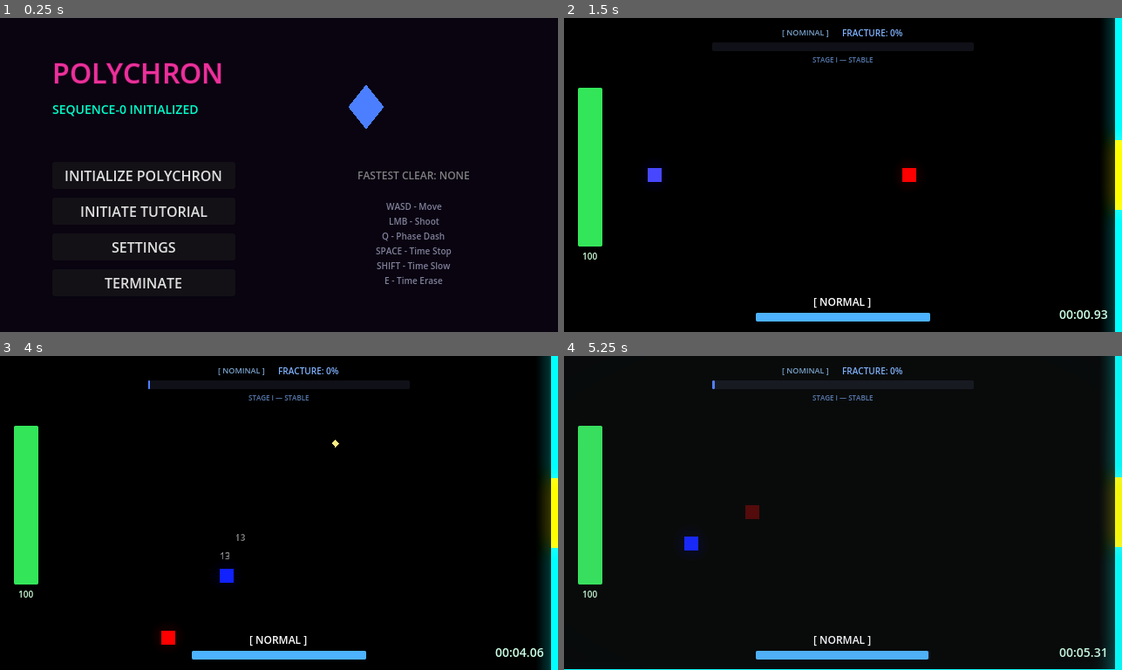
Above: before the commit, frames 1-4 (two rows, left to right).
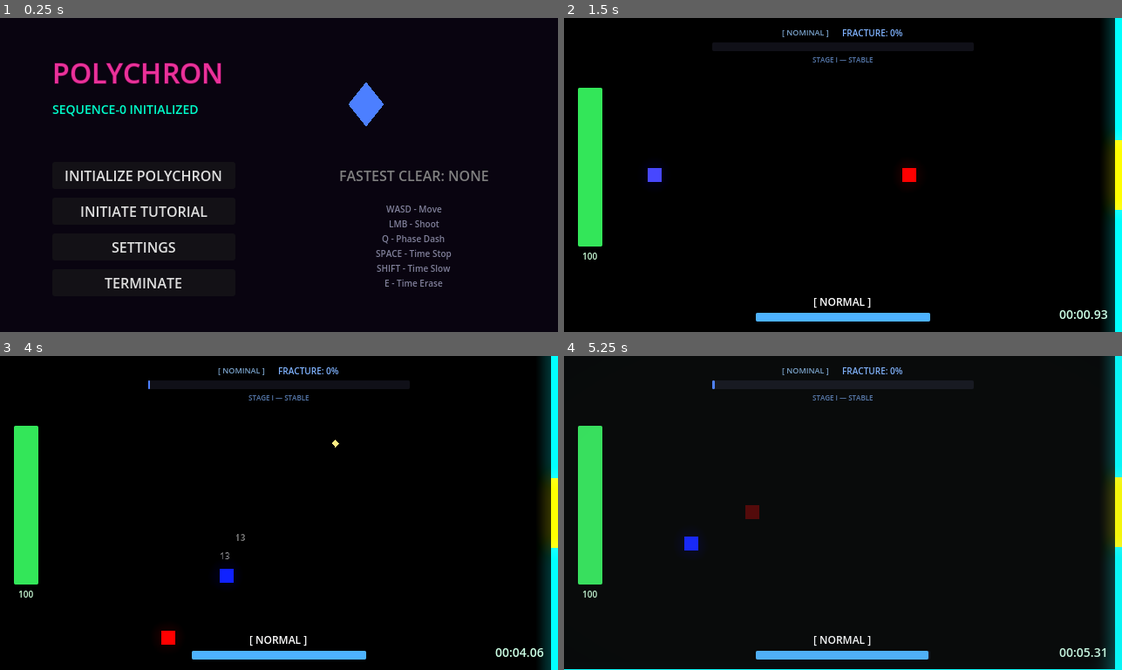
Above: after the commit, the same moments.

Repository: scarf-y/Polychron
Game: Godot game, scene res://scenes/ui/main_menu.tscn
The game is run twice, just before and just after one commit, with the same random seed, the same clock (stepped at 60 frames per second) and the same inputs.
Inputs (mouse positions are in pixels of both pictures, inside the frame that each line leads up to):
- Up to frame 1 (0.25 s): no input
- Up to frame 2 (1.5 s): click "INITIALIZE POLYCHRON" at 0.5 s; tap Enter at 1.25 s; move the mouse to (965, 159) at 1.27 s; hold D (move_right) from 1.28 s (still down); hold Enter from 1.28 s (still down)
- Up to frame 3 (4 s): move the mouse to (167, 528) at 2.02 s; release D (move_right) at 2.03 s; release Enter at 2.03 s; hold S (move_down) 2.03-2.78 s; tap Q (dash) at 2.1 s; tap Enter at 2.3, 3.05, 3.8 s; move the mouse to (334, 443) at 2.77 s; press the mouse at (334, 443) at 2.78 s; hold D (move_right) 2.78-3.53 s; move the mouse to (251, 575) at 3.52 s; release the mouse at (251, 575) at 3.53 s; hold W (move_up) from 3.53 s (still down); tap E (time_erase) at 3.6 s
- Up to frame 4 (5.25 s): move the mouse to (1010, 560) at 4.27 s; release W (move_up) at 4.28 s; hold Enter 4.28-5.03 s; hold A (move_left) from 4.28 s (still down); tap Shift (time_slow) at 4.35 s; move the mouse to (675, 465) at 5.02 s; tap Space (time_stop) at 5.1 s

The runs differ from the first frame. In frame 1, 1.5% of the frame differs, in the area x 60-88%, y 20-86%; in frame 2, nothing differs; in frame 3, less than 0.1%; in frame 4, nothing differs.

Commit message:
refactor: migrate split-screen menu layout to scene file

Diff:
--- a/scenes/ui/main_menu.tscn
+++ b/scenes/ui/main_menu.tscn
@@ -44,86 +44,93 @@
 grow_vertical = 2
 color = Color(0.05, 0.02, 0.08, 0.5)
 
-[node name="TitleLabel" type="Label" parent="."]
+[node name="MainHBox" type="HBoxContainer" parent="."]
 layout_mode = 1
-anchors_preset = 5
-anchor_left = 0.5
-anchor_right = 0.5
-offset_left = -200.0
-offset_top = 40.0
-offset_right = 200.0
-offset_bottom = 90.0
-horizontal_alignment = 1
-vertical_alignment = 1
+anchors_preset = 15
+anchor_right = 1.0
+anchor_bottom = 1.0
+offset_left = 60.0
+offset_right = -60.0
+grow_horizontal = 2
+grow_vertical = 2
+theme_override_constants/separation = 100
+alignment = 1
+
+[node name="LeftVBox" type="VBoxContainer" parent="MainHBox"]
+layout_mode = 2
+size_flags_horizontal = 3
+theme_override_constants/separation = 10
+alignment = 1
+
+[node name="TitleLabel" type="Label" parent="MainHBox/LeftVBox"]
+layout_mode = 2
 text = "POLYCHRON"
 label_settings = SubResource("LabelSettings_title")
 
-[node name="SubtitleLabel" type="Label" parent="."]
-layout_mode = 1
-anchors_preset = 5
-anchor_left = 0.5
-anchor_right = 0.5
-offset_left = -160.0
-offset_top = 95.0
-offset_right = 160.0
-offset_bottom = 115.0
-horizontal_alignment = 1
-vertical_alignment = 1
+[node name="SubtitleLabel" type="Label" parent="MainHBox/LeftVBox"]
+layout_mode = 2
 text = "SEQUENCE-0 INITIALIZED"
 label_settings = SubResource("LabelSettings_sub")
 
-[node name="VBoxContainer" type="VBoxContainer" parent="."]
-layout_mode = 1
-anchors_preset = 8
-anchor_left = 0.5
-anchor_top = 0.5
-anchor_right = 0.5
-anchor_bottom = 0.5
-offset_left = -80.0
-offset_top = -45.0
-offset_right = 80.0
-offset_bottom = 65.0
-grow_horizontal = 2
-grow_vertical = 2
+[node name="Spacer" type="Control" parent="MainHBox/LeftVBox"]
+custom_minimum_size = Vector2(0, 30)
+layout_mode = 2
+
+[node name="VBoxContainer" type="VBoxContainer" parent="MainHBox/LeftVBox"]
+layout_mode = 2
 theme_override_constants/separation = 10
 
-[node name="StartButton" type="Button" parent="VBoxContainer"]
+[node name="StartButton" type="Button" parent="MainHBox/LeftVBox/VBoxContainer"]
+custom_minimum_size = Vector2(180, 0)
 layout_mode = 2
 text = "INITIALIZE POLYCHRON"
 
-[node name="TutorialButton" type="Button" parent="VBoxContainer"]
+[node name="TutorialButton" type="Button" parent="MainHBox/LeftVBox/VBoxContainer"]
 layout_mode = 2
 text = "INITIATE TUTORIAL"
 
-[node name="SettingsButton" type="Button" parent="VBoxContainer"]
+[node name="SettingsButton" type="Button" parent="MainHBox/LeftVBox/VBoxContainer"]
 layout_mode = 2
 text = "SETTINGS"
 
-[node name="QuitButton" type="Button" parent="VBoxContainer"]
+[node name="QuitButton" type="Button" parent="MainHBox/LeftVBox/VBoxContainer"]
 layout_mode = 2
 text = "TERMINATE"
 
-[node name="ControlsLabel" type="Label" parent="."]
-layout_mode = 1
-anchors_preset = 7
-anchor_left = 0.5
-anchor_top = 1.0
-anchor_right = 0.5
-anchor_bottom = 1.0
-offset_left = -200.0
-offset_top = -80.0
-offset_right = 200.0
-offset_bottom = -10.0
+[node name="RightVBox" type="VBoxContainer" parent="MainHBox"]
+layout_mode = 2
+size_flags_horizontal = 3
+theme_override_constants/separation = 20
+alignment = 1
+
+[node name="PlayerPreviewContainer" type="Control" parent="MainHBox/RightVBox"]
+custom_minimum_size = Vector2(100, 100)
+layout_mode = 2
+
+[node name="PlayerPoly" type="Polygon2D" parent="MainHBox/RightVBox/PlayerPreviewContainer"]
+position = Vector2(50, 50)
+color = Color(0.3, 0.5, 1, 1)
+polygon = PackedVector2Array(0, -25, 20, 0, 0, 25, -20, 0)
+
+[node name="BestTimeLabel" type="Label" parent="MainHBox/RightVBox"]
+layout_mode = 2
+text = "FASTEST CLEAR: NONE"
 horizontal_alignment = 1
-text = "WASD - Move  |  LMB - Shoot  |  Q - Phase Dash
-SPACE - Time Stop  |  SHIFT - Time Slow
+
+[node name="ControlsLabel" type="Label" parent="MainHBox/RightVBox"]
+layout_mode = 2
+text = "WASD - Move
+LMB - Shoot
+Q - Phase Dash
+SPACE - Time Stop
+SHIFT - Time Slow
 E - Time Erase"
 label_settings = SubResource("LabelSettings_controls")
+horizontal_alignment = 1
 
 [node name="BGMPlayer" type="AudioStreamPlayer" parent="."]
 stream = ExtResource("2_audio")
 autoplay = true
-bus = &"Master"
 
 [node name="SettingsPanel" type="ColorRect" parent="."]
 visible = false
@@ -144,6 +151,8 @@
 anchors_preset = 15
 anchor_right = 1.0
 anchor_bottom = 1.0
+grow_horizontal = 2
+grow_vertical = 2
 border_color = Color(0, 1, 0.8, 1)
 editor_only = false
 
@@ -156,6 +165,8 @@
 offset_top = 20.0
 offset_right = -20.0
 offset_bottom = -20.0
+grow_horizontal = 2
+grow_vertical = 2
 theme_override_constants/separation = 12
 
 [node name="Title" type="Label" parent="SettingsPanel/VBox"]
--- a/scripts/main_menu.gd
+++ b/scripts/main_menu.gd
@@ -3,10 +3,10 @@
 ## POLYCHRON — Entry point for the game.
 ## Title, Start, and Quit buttons.
 
-@onready var start_button: Button = $VBoxContainer/StartButton
-@onready var tutorial_button: Button = $VBoxContainer/TutorialButton
-@onready var settings_button: Button = $VBoxContainer/SettingsButton
-@onready var quit_button: Button = $VBoxContainer/QuitButton
+@onready var start_button: Button = $MainHBox/LeftVBox/VBoxContainer/StartButton
+@onready var tutorial_button: Button = $MainHBox/LeftVBox/VBoxContainer/TutorialButton
+@onready var settings_button: Button = $MainHBox/LeftVBox/VBoxContainer/SettingsButton
+@onready var quit_button: Button = $MainHBox/LeftVBox/VBoxContainer/QuitButton
 
 @onready var settings_panel: ColorRect = $SettingsPanel
 @onready var close_settings_btn: Button = $SettingsPanel/VBox/CloseSettings
@@ -16,8 +16,10 @@
 
 @onready var bgm_player: AudioStreamPlayer = $BGMPlayer
 
-@onready var title_label: Label = $TitleLabel
-@onready var subtitle_label: Label = $SubtitleLabel
+@onready var title_label: Label = $MainHBox/LeftVBox/TitleLabel
+@onready var subtitle_label: Label = $MainHBox/LeftVBox/SubtitleLabel
+@onready var best_time_label: Label = $MainHBox/RightVBox/BestTimeLabel
+@onready var player_poly: Polygon2D = $MainHBox/RightVBox/PlayerPreviewContainer/PlayerPoly
 
 func _ready() -> void:
 	start_button.pressed.connect(_on_start_pressed)
@@ -33,87 +35,19 @@
 	_load_settings()
 	_animate_title()
 
-	# 1. Create Layout Structure
-	var main_hbox := HBoxContainer.new()
-	main_hbox.set_anchors_preset(Control.PRESET_FULL_RECT)
-	main_hbox.offset_left = 60
-	main_hbox.offset_right = -60
-	main_hbox.alignment = BoxContainer.ALIGNMENT_CENTER
-	main_hbox.add_theme_constant_override("separation", 100)
-	add_child(main_hbox)
+	# Update Best Time Display
+	var has_best = TimeManager.best_game_time > 0.0
+	if has_best:
+		best_time_label.text = "FASTEST CLEAR: " + _format_time(TimeManager.best_game_time)
+		best_time_label.add_theme_color_override("font_color", Color(1.0, 0.8, 0.2))
+	else:
+		best_time_label.text = "FASTEST CLEAR: NONE"
+		best_time_label.add_theme_color_override("font_color", Color(0.5, 0.5, 0.5))
 
-	var left_vbox := VBoxContainer.new()
-	left_vbox.size_flags_horizontal = Control.SIZE_EXPAND_FILL
-	left_vbox.alignment = BoxContainer.ALIGNMENT_CENTER
-	left_vbox.add_theme_constant_override("separation", 10)
-	main_hbox.add_child(left_vbox)
-
-	var right_vbox := VBoxContainer.new()
-	right_vbox.size_flags_horizontal = Control.SIZE_EXPAND_FILL
-	right_vbox.alignment = BoxContainer.ALIGNMENT_CENTER
-	right_vbox.add_theme_constant_override("separation", 20)
-	main_hbox.add_child(right_vbox)
-
-	# 2. Populate Left Side (Title + Buttons)
-	if title_label:
-		title_label.reparent(left_vbox)
-		title_label.horizontal_alignment = HORIZONTAL_ALIGNMENT_LEFT
-
-	if subtitle_label:
-		subtitle_label.reparent(left_vbox)
-		subtitle_label.horizontal_alignment = HORIZONTAL_ALIGNMENT_LEFT
-		# Spacer below subtitle
-		var sub_spacer := Control.new()
-		sub_spacer.custom_minimum_size = Vector2(0, 30)
-		left_vbox.add_child(sub_spacer)
-
-	# Move the original button container's buttons into the left_vbox
-	var old_vbox = get_node("VBoxContainer")
-	if old_vbox:
-		var buttons = old_vbox.get_children()
-		for b in buttons:
-			if b is Button:
-				b.reparent(left_vbox)
-				b.custom_minimum_size = Vector2(180, 0)
-		old_vbox.queue_free()
-
-	# 3. Populate Right Side (Player Preview + Best Time + Controls)
-
-	# Player Preview Container
-	var player_container := Control.new()
-	player_container.custom_minimum_size = Vector2(100, 100)
-	right_vbox.add_child(player_container)
-
-	# Simple Player Visual (Diamond Shape)
-	var player_poly := Polygon2D.new()
-	player_poly.polygon = PackedVector2Array([
-		Vector2(0, -25), Vector2(20, 0), Vector2(0, 25), Vector2(-20, 0)
-	])
-	player_poly.color = Color(0.3, 0.5, 1.0)
-	player_poly.position = Vector2(50, 50)
-	player_container.add_child(player_poly)
-
-	# Glow effect for player preview
+	# Animate Player Preview
 	var tween = player_poly.create_tween().set_loops()
 	tween.tween_property(player_poly, "scale", Vector2(1.1, 1.1), 1.0)
 	tween.tween_property(player_poly, "scale", Vector2(1.0, 1.0), 1.0)
-
-	# Best Time
-	var best_time_label := Label.new()
-	var has_best = TimeManager.best_game_time > 0.0
-	best_time_label.text = "FASTEST CLEAR: " + (_format_time(TimeManager.best_game_time) if has_best else "NONE")
-	best_time_label.add_theme_font_size_override("font_size", 12)
-	best_time_label.add_theme_color_override("font_color", Color(1.0, 0.8, 0.2) if has_best else Color(0.5, 0.5, 0.5))
-	best_time_label.horizontal_alignment = HORIZONTAL_ALIGNMENT_CENTER
-	right_vbox.add_child(best_time_label)
-
-	# Controls
-	var controls = get_node_or_null("ControlsLabel")
-	if controls:
-		controls.reparent(right_vbox)
-		controls.horizontal_alignment = HORIZONTAL_ALIGNMENT_CENTER
-		controls.add_theme_font_size_override("font_size", 10)
-		controls.text = controls.text.replace("  |  ", "\n") # Stack them for the side view
 
 	# Ensure time is normal when returning to menu
 	Engine.time_scale = 1.0
